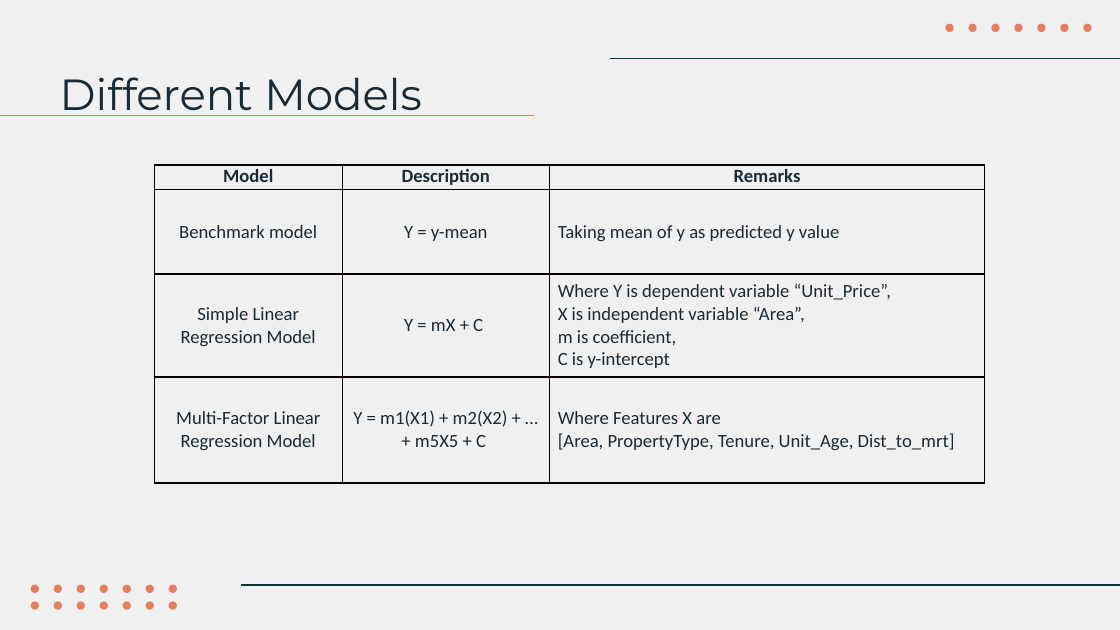
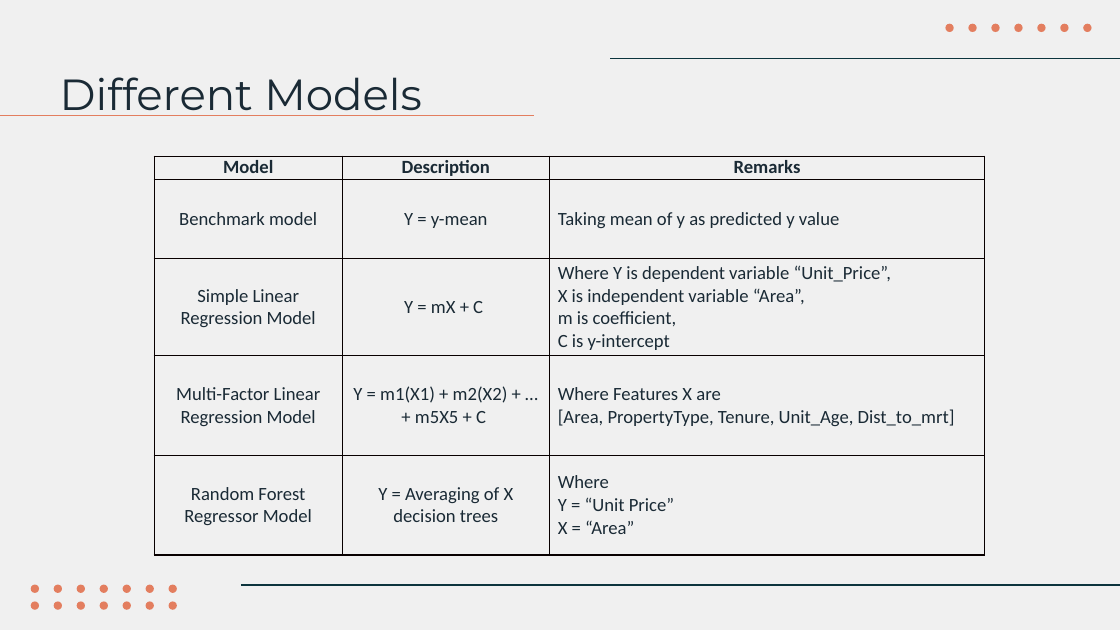
Before and after one commit to NgChekWee/Capstone-Private-Property, a slide deck: slide 20 of Capstone Presentation ppt.pptx (slide 17 before the commit). Drawn at 1120x630 pixels with LibreOffice and Linux fonts; fonts in the diff are those of the drawing. Boxes give left, top, right and bottom in pixels: in the first picture for what was removed or moved away, otherwise in the second. Text is boxed around its words. In the diff, an @@ line names an element or a change of style, - is before the commit and + after.

```diff
--- a/Capstone Presentation ppt.pptx
+++ b/Capstone Presentation ppt.pptx
@@ table at bbox=[155, 157, 986, 556] @@
+row 5: Random Forest Regressor Model | Y = Averaging of X decision trees | Where / Y = “Unit Price” / X = “Area”
@@ table: place and size @@
-table at bbox=[155, 165, 986, 483]
+table at bbox=[155, 157, 986, 556]
```
Also in this commit, not shown: 1 other slide changed, 5 slides added, 3 other files.
